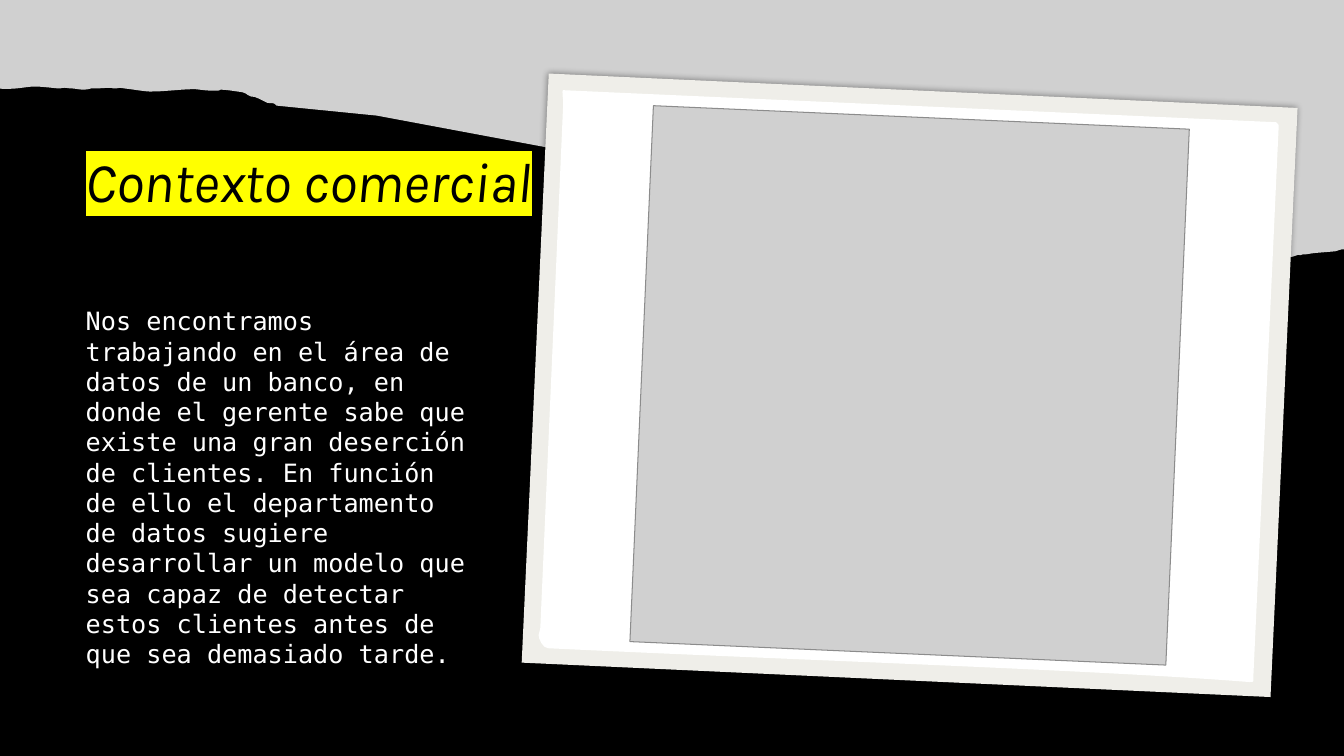
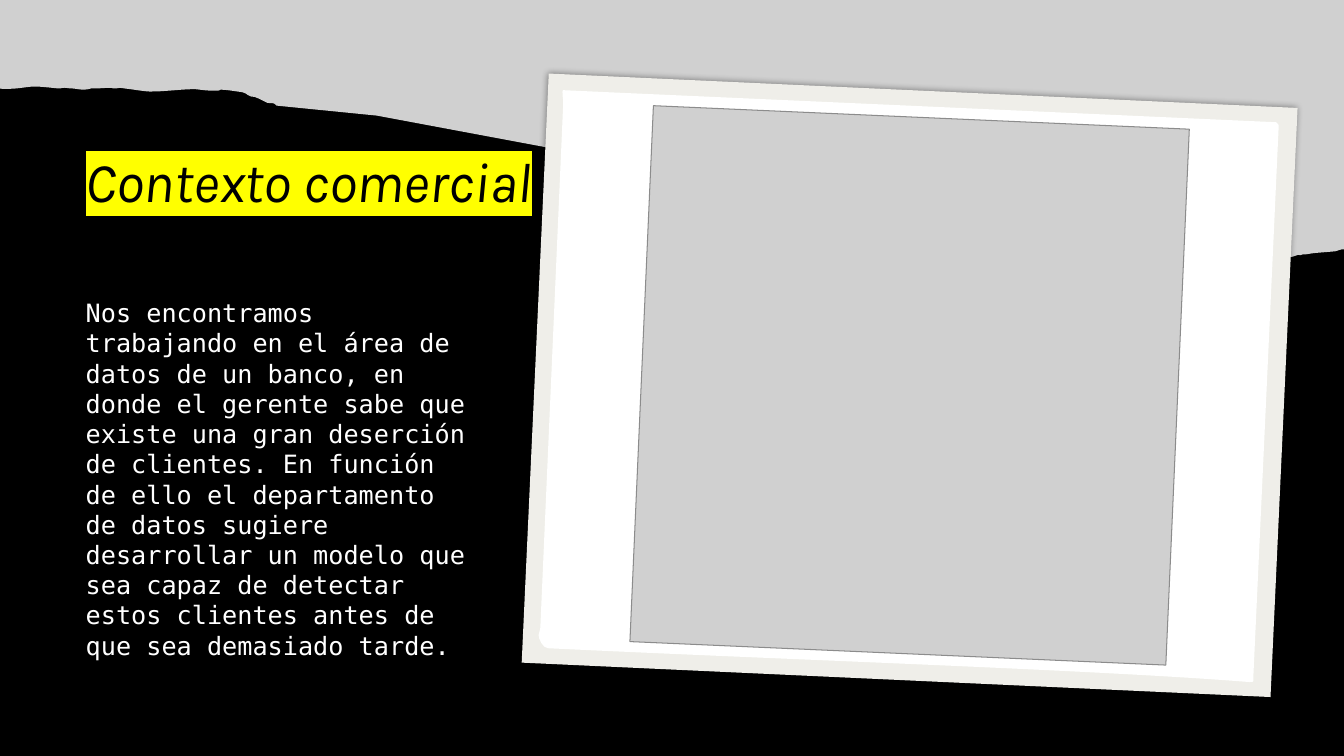
Before and after one commit to juampa95/customer-churn-ds, a slide deck: slide 4 of Análisis de abandono de clientes.pptx. Drawn at 1344x756 pixels with LibreOffice and Linux fonts; fonts in the diff are those of the drawing; grey boxes stand for pictures. Boxes give left, top, right and bottom in pixels: in the first picture for what was removed or moved away, otherwise in the second. Text is boxed around its words. In the diff, an @@ line names an element or a change of style, - is before the commit and + after.

```diff
--- a/Análisis de abandono de clientes.pptx
+++ b/Análisis de abandono de clientes.pptx
@@ text "Nos encontramos trabajando en el ..." moved from (x1=86, y1=311, x2=465, y2=669) to (x1=86, y1=303, x2=465, y2=661) @@
```
Also in this commit, not shown: 3 other slides changed, 8 slides added, 1 slide removed, 6 other files.
